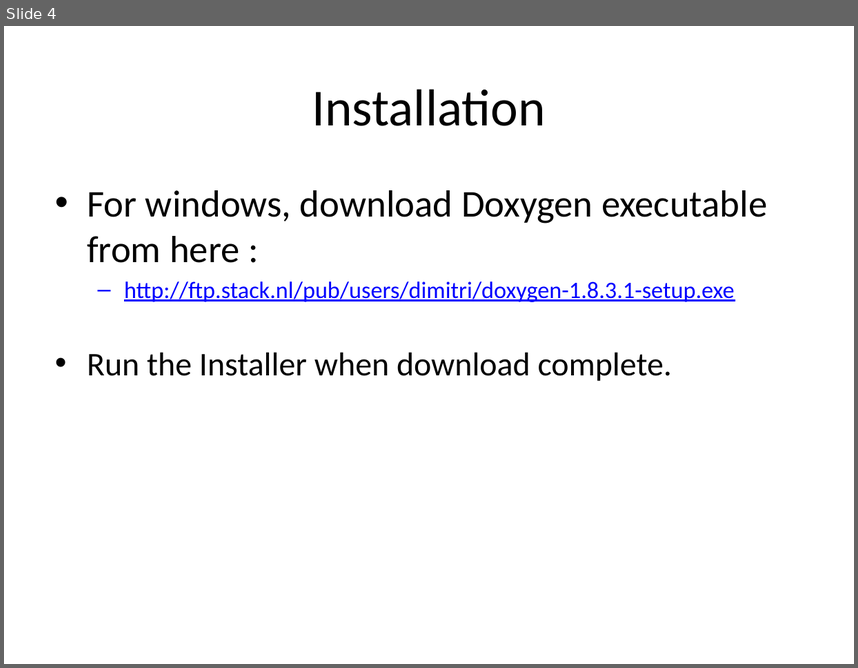
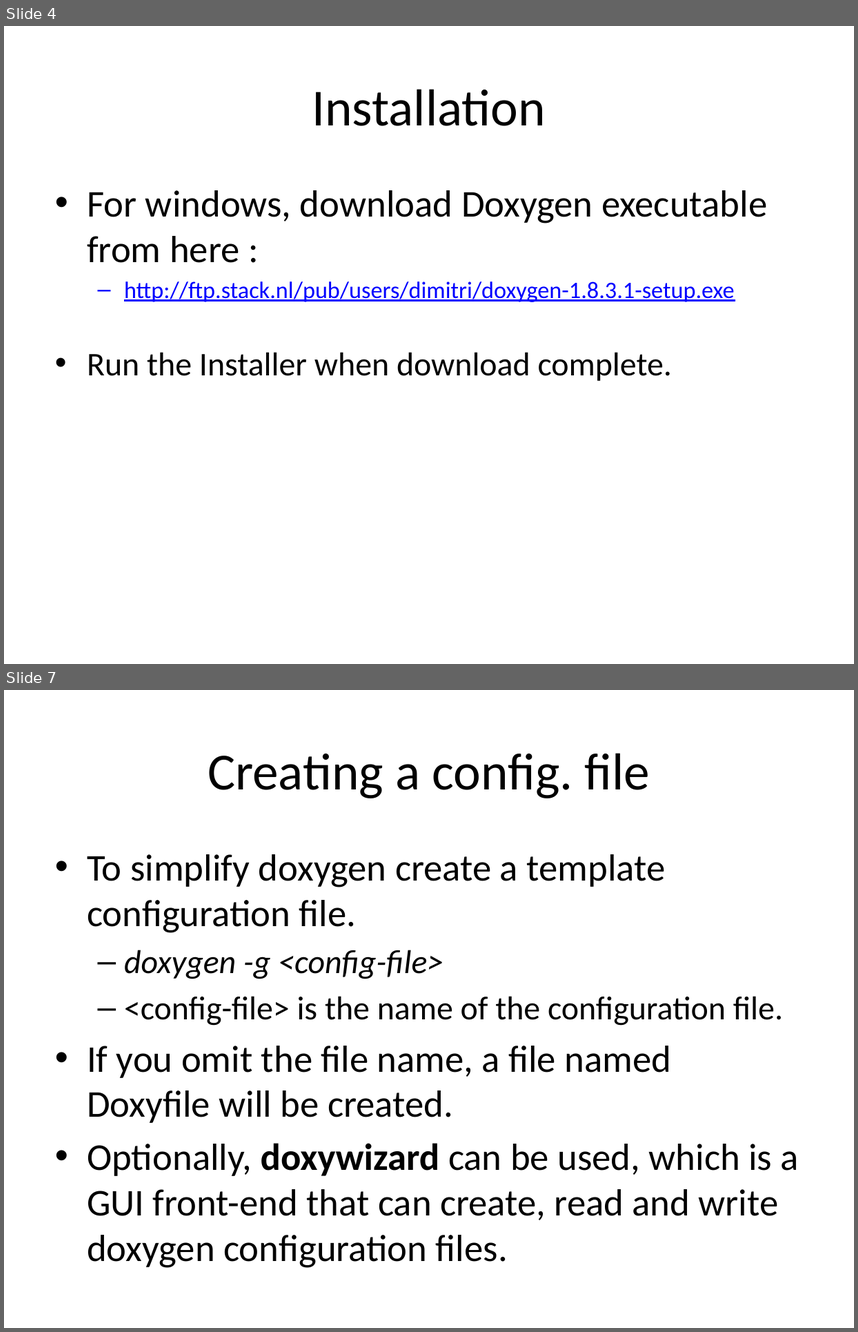
Before and after one commit to rongpt/trygit, a slide deck: Doxygen.pptx. Shown one above the other, each under a label of ours: slide 4 before the commit, slides 4 and 7 after it; the slides between them are not shown. The pictures are 858x668 and 858x1332 pixels, drawn with LibreOffice and Linux fonts; fonts in the diff are those of the drawing. Boxes give left, top, right and bottom in pixels: in the first picture for what was removed or moved away, otherwise in the second. Text is boxed around its words. In the diff, an @@ line names an element or a change of style, - is before the commit and + after.

```diff
--- a/Doxygen.pptx
+++ b/Doxygen.pptx
@@ slide 7 added at <box>4,690,854,1328</box>, background #FFFFFF @@
@@ title added at <box>208,753,649,798</box>, 44 pt, text #000000 @@
+Creating a config. file
@@ text added at <box>87,854,799,1268</box>, 32 pt, text #000000 @@
+• To simplify doxygen create a template configuration file.
+  – doxygen -g <config-file>
+  – <config-file> is the name of the configuration file.
+• If you omit the file name, a file named Doxyfile will be created.
+• Optionally, doxywizard can be used, which is a GUI front-end that can create, read and write doxygen configuration files.
```
Also in this commit, not shown: 6 other slides added.
